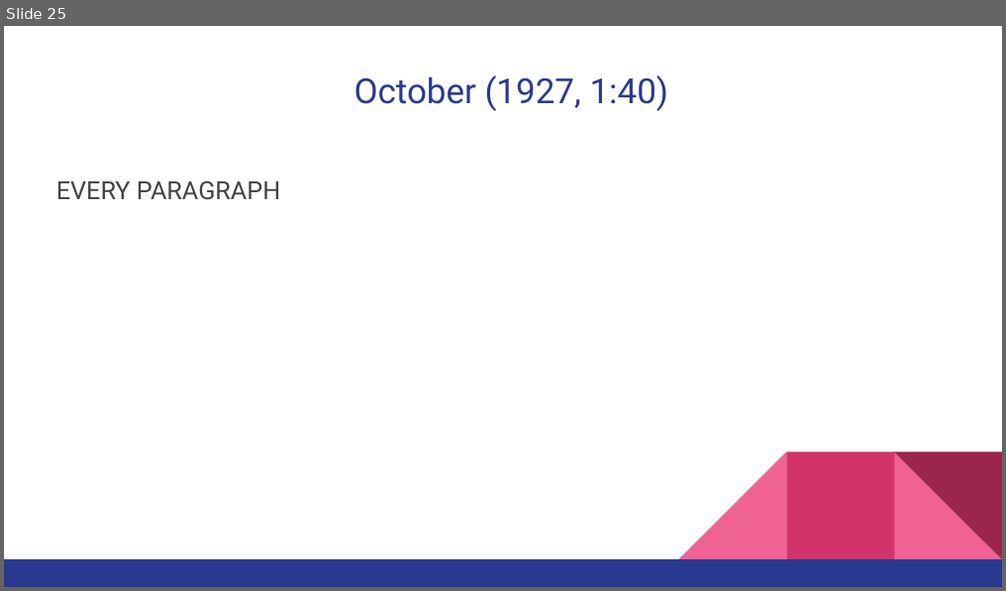
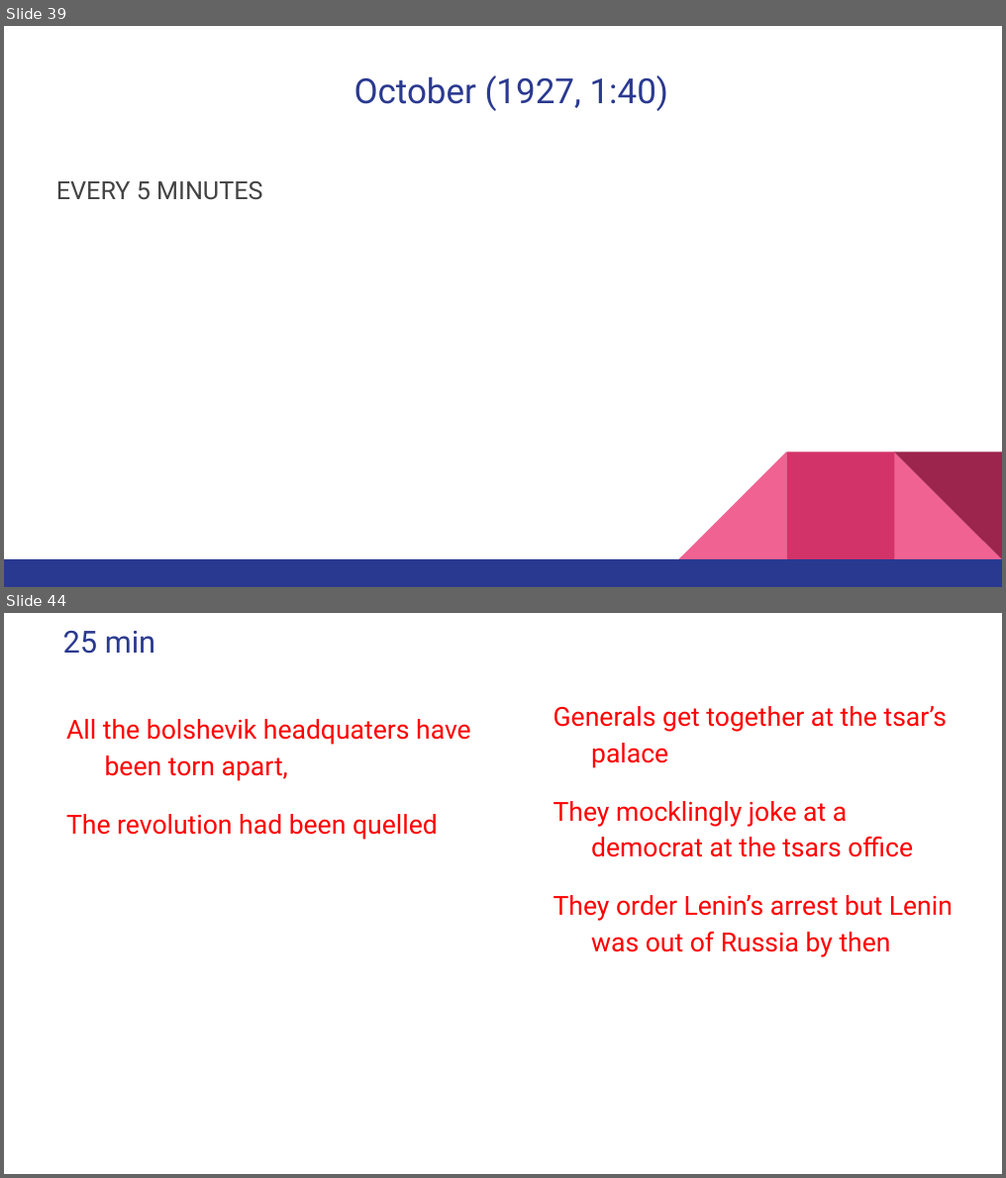
Before and after one commit to MichaelOdumosu57/Spring_2017, a slide deck: Spring 2017 Semester/Music or Arts/ARUS HW/9 ARUS HW/ARUS 280 HW#9 notes.pptx. Shown one above the other, each under a label of ours: slide 25 before the commit, slides 39 and 44 after it; the slides between them are not shown. The pictures are 1006x591 and 1006x1178 pixels, drawn with LibreOffice and Linux fonts; fonts in the diff are those of the drawing. Boxes give left, top, right and bottom in pixels: in the first picture for what was removed or moved away, otherwise in the second. Text is boxed around its words. In the diff, an @@ line names an element or a change of style, - is before the commit and + after.

```diff
--- a/Spring 2017 Semester/Music or Arts/ARUS HW/9 ARUS HW/ARUS 280 HW#9 notes.pptx
+++ b/Spring 2017 Semester/Music or Arts/ARUS HW/9 ARUS HW/ARUS 280 HW#9 notes.pptx
@@ slide 44 added at (x1=4, y1=613, x2=1002, y2=1174), background #FFFFFF @@
@@ title added at (x1=63, y1=631, x2=155, y2=654), 22 pt, text #2A3990 @@
+25 min
@@ text added at (x1=66, y1=719, x2=471, y2=840), 19 pt, text #FF0000 @@
+All the bolshevik headquaters have been torn apart,
+The revolution had been quelled
@@ text added at (x1=553, y1=706, x2=952, y2=958), 19 pt, text #FF0000 @@
+Generals get together at the tsar’s palace
+They mocklingly joke at a democrat at the tsars office
+They order Lenin’s arrest but Lenin was out of Russia by then
@@ what was slide 25 is now slide 39 @@
@@ slide 39 changed as well @@
@@ text at (x1=56, y1=181, x2=262, y2=200): text changed @@
-EVERY PARAGRAPH
+EVERY 5 MINUTES
```
Also in this commit, not shown: 33 other slides added, 2 slides removed, 4 other files.
